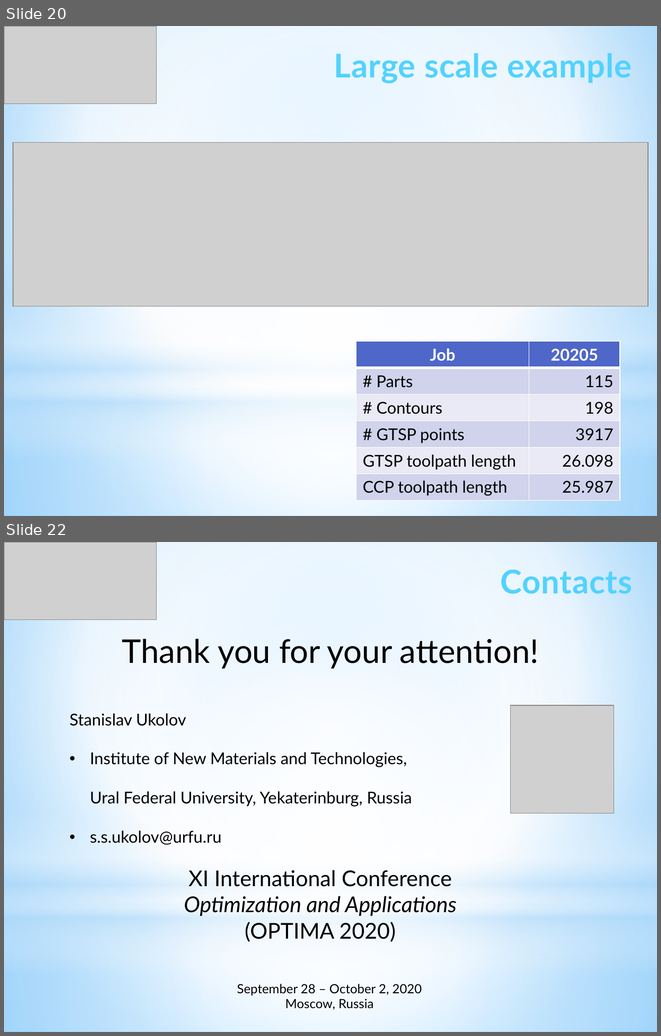
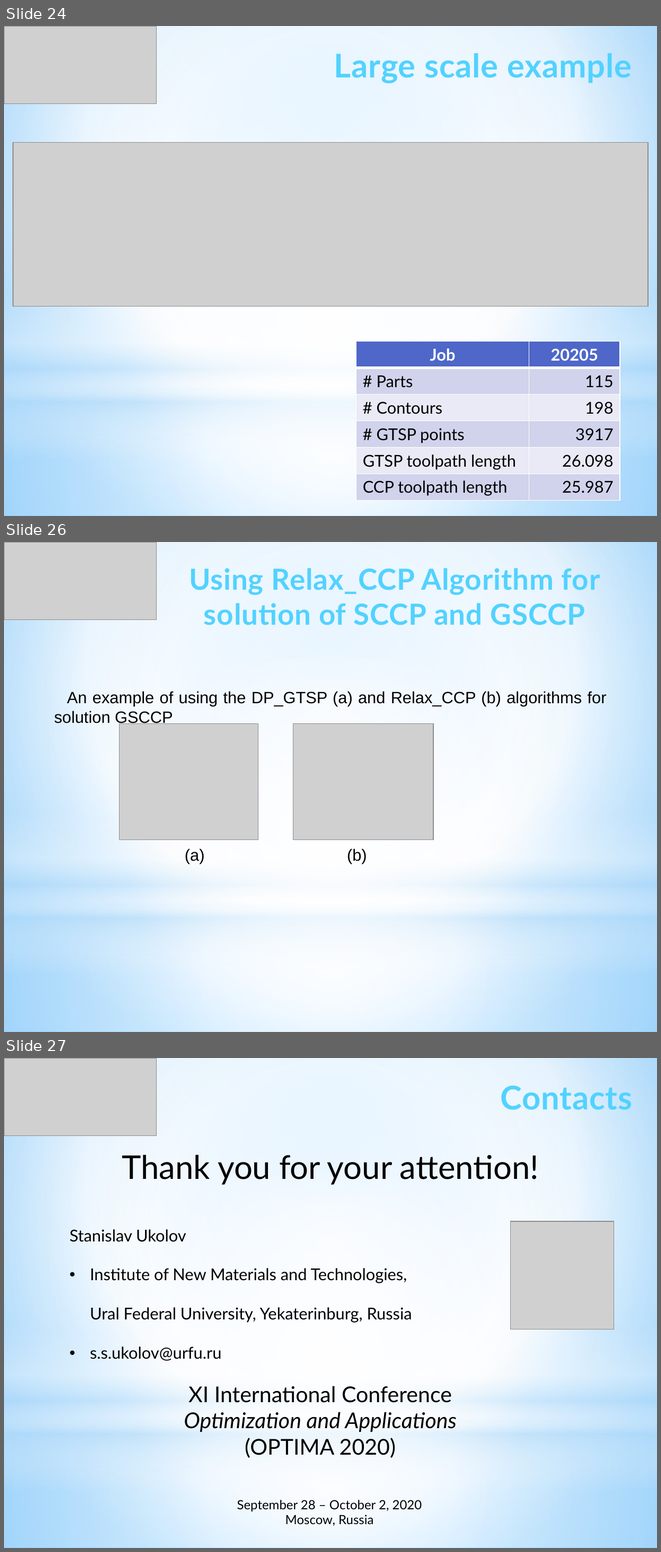
Before and after one commit to ukoloff/LaTeX, a slide deck: Optima2020/pptx/Report.pptx. Shown one above the other, each under a label of ours: slides 20 and 22 before the commit, slides 24, 26 and 27 after it; the slides between them are not shown. The pictures are 661x1036 and 661x1552 pixels, drawn with LibreOffice and Linux fonts; fonts in the diff are those of the drawing; grey boxes stand for pictures. Boxes give left, top, right and bottom in pixels: in the first picture for what was removed or moved away, otherwise in the second. Text is boxed around its words. In the diff, an @@ line names an element or a change of style, - is before the commit and + after.

```diff
--- a/Optima2020/pptx/Report.pptx
+++ b/Optima2020/pptx/Report.pptx
@@ slide 26 added at box(4, 542, 657, 1032), background gradient #9ED5FF to #FFFFFF to #5BB9FF; not listed: 4 template elements that a slide beside it also shows @@
@@ picture added at box(4, 542, 156, 620) @@
@@ text added at box(189, 568, 600, 625), 32 pt, text gradient #52D2FF to #20A0CE, bold @@
+Using Relax_CCP Algorithm for solution of SCCP and GSCCP
@@ text added at box(54, 691, 607, 863), 18 pt, text #000000 @@
+An example of using the DP_GTSP (a) and Relax_CCP (b) algorithms for solution GSCCP
+(a) (b)
@@ picture added at box(119, 723, 258, 839) @@
@@ picture added at box(293, 723, 434, 839) @@
@@ what was slide 20 is now slide 24 @@
@@ what was slide 22 is now slide 27 @@
```
Also in this commit, not shown: 4 slides changed, 4 other slides added.
